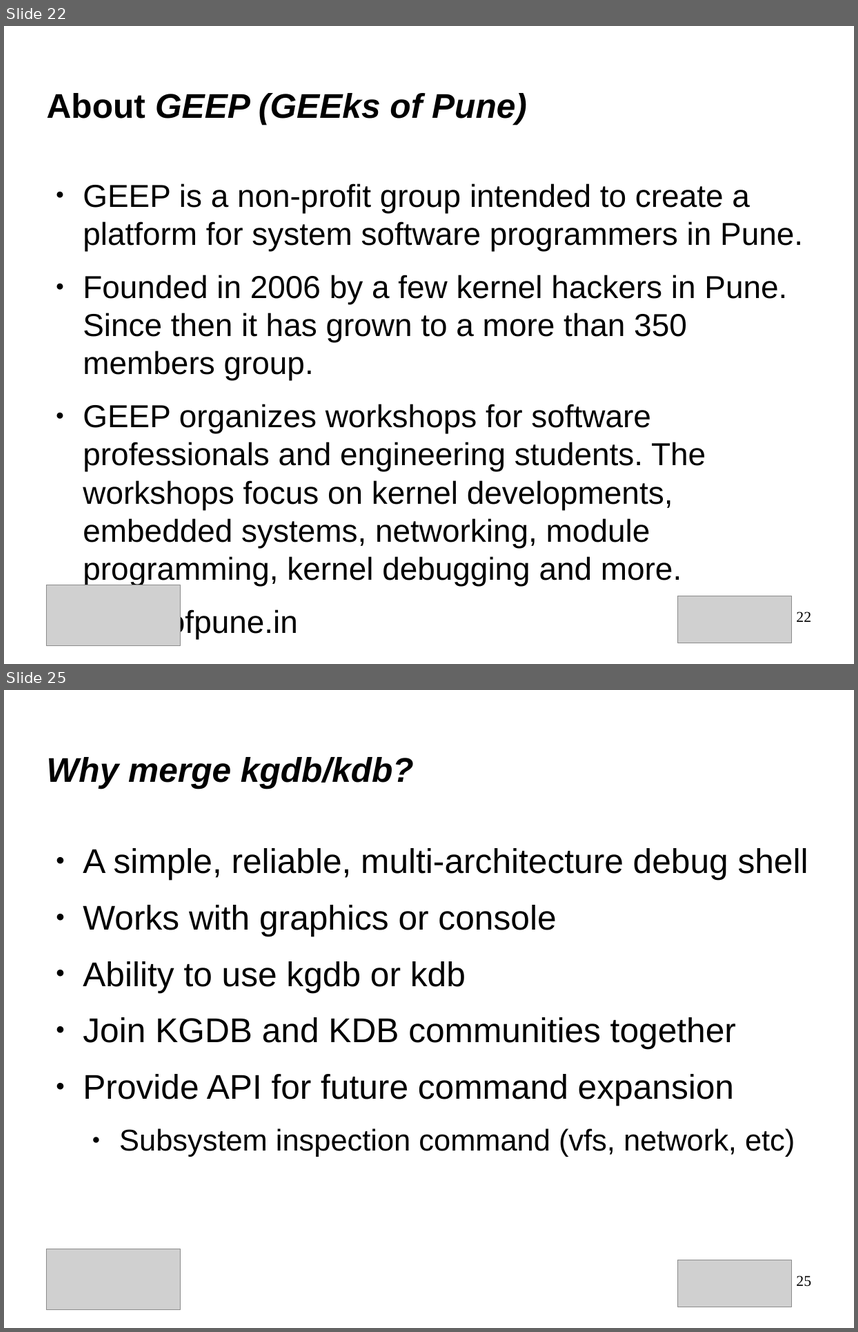
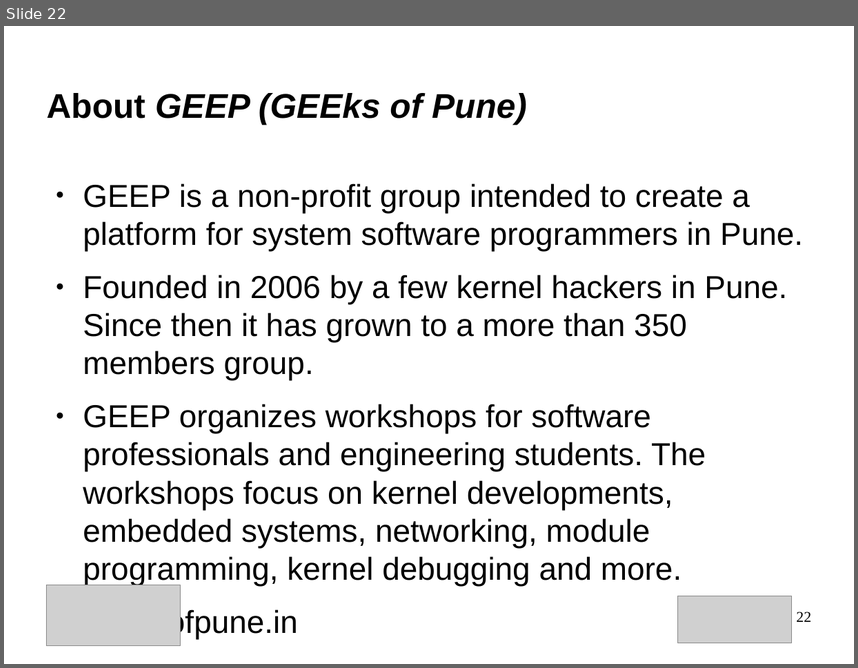
Before and after one commit to swapnil-pimpale/foss_in_kgdb_presentation, a slide deck: kgdb.odp. Shown one above the other, each under a label of ours: slides 22 and 25 before the commit, slide 22 after it; the slides between them are not shown. The pictures are 858x1332 and 858x668 pixels, drawn with LibreOffice and Linux fonts; fonts in the diff are those of the drawing; grey boxes stand for pictures. Boxes give left, top, right and bottom in pixels: in the first picture for what was removed or moved away, otherwise in the second. Text is boxed around its words. In the diff, an @@ line names an element or a change of style, - is before the commit and + after.

```diff
--- a/kgdb.odp
+++ b/kgdb.odp
@@ slide 25 removed at bbox=[4, 690, 854, 1328], background #FFFFFF @@
@@ title removed at bbox=[47, 757, 414, 789] @@
-Why merge kgdb/kdb?
@@ text removed at bbox=[83, 848, 809, 1156] @@
-● A simple, reliable, multi-architecture debug shell
-● Works with graphics or console
-● Ability to use kgdb or kdb
-● Join KGDB and KDB communities together
-● Provide API for future command expansion
-  ● Subsystem inspection command (vfs, network, etc)
@@ picture removed at bbox=[46, 1248, 180, 1310] @@
@@ picture removed at bbox=[678, 1259, 791, 1306] @@
@@ page number removed at bbox=[796, 1275, 811, 1286] @@
-25
```
Also in this commit, not shown: 4 other slides removed.
